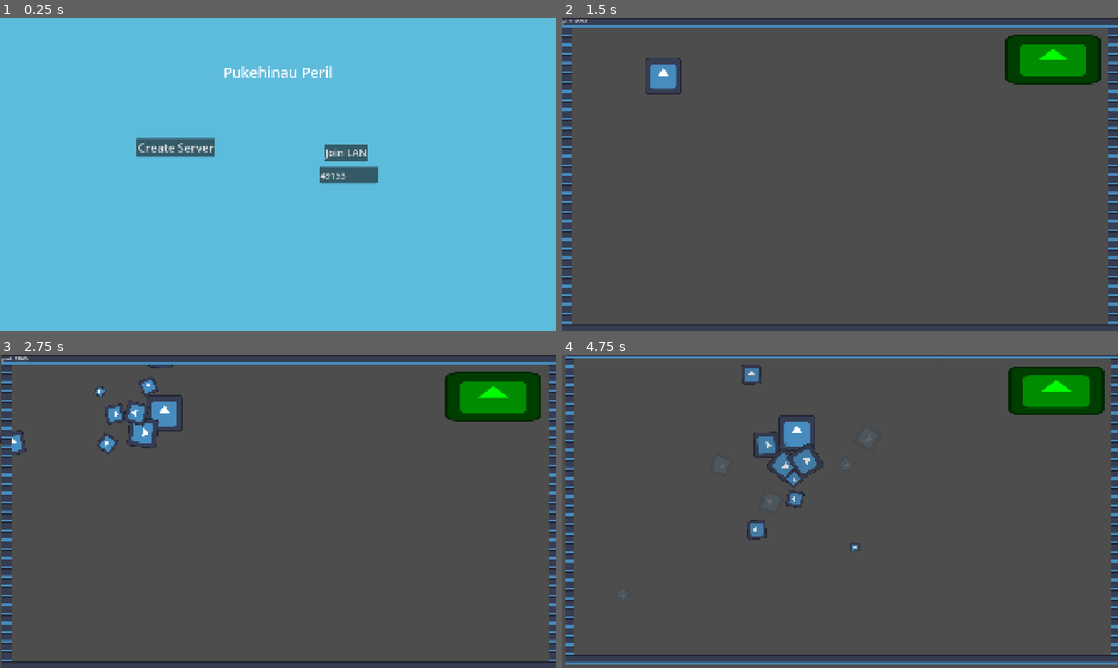
Above: before the commit, frames 1-4 (two rows, left to right).
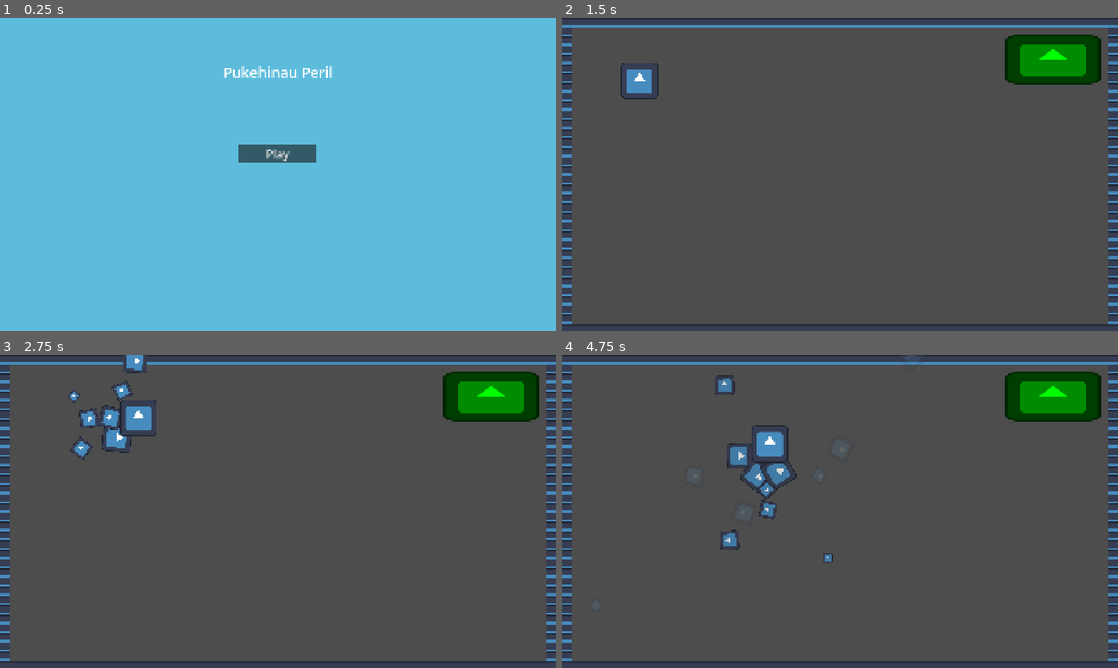
Above: after the commit, the same moments.

Repository: Exponential182/Pukehinau-Peril
Game: Godot game, scene res://prefabs/main_menu.tscn
The game is run twice, just before and just after one commit, with the same random seed, the same clock (stepped at 60 frames per second) and the same inputs. Before the commit the project starts from res://prefabs/game_manager.tscn. The engine's default icon, where the game draws it, is replaced by a stand-in: a white triangle on a blue panel in a dark square.
Inputs (mouse positions are in pixels of both pictures, inside the frame that each line leads up to):
- Up to frame 1 (0.25 s): no input
- Up to frame 2 (1.5 s): click (739, 146) at 0.5 s, where only the run before the commit has a clickable "Create Server"; click (840, 152) at 1.25 s, where only the run after the commit has a clickable "Play"
- Up to frame 3 (2.75 s): tap Enter at 2 s; hold D (right) from 2.03 s (still down); tap E (interact) at 2.1 s; tap Space (smack) at 2.3 s
- Up to frame 4 (4.75 s): release D (right) at 2.78 s; hold S (down) 2.78-3.53 s; tap Space (smack) at 2.85, 3.8, 4.35 s; tap E (interact) at 3.05, 3.6, 4.55 s; hold D (right) 3.53-4.28 s; hold W (up) from 4.28 s (still down)

The runs differ from the first frame. In frame 1, 2.7% of the frame differs, in the area x 24-68%, y 38-54%; in frame 2, 0.8%; in frame 3, 2.9%; in frame 4, 11%, in the area x 0-100%, y 0-99%.

Commit message:
complete game rework multiplayer to singleplayer

Diff:
--- a/prefabs/game_manager.tscn
+++ /dev/null
@@ -1,27 +0,0 @@
-[gd_scene format=3 uid="uid://ch4mrbwc48o6n"]
-
-[ext_resource type="Script" uid="uid://bg44kfkk61bsm" path="res://scripts/multiplayer_manager.gd" id="1_oht7d"]
-[ext_resource type="PackedScene" uid="uid://c3rx334bi11gh" path="res://prefabs/main_menu.tscn" id="2_oht7d"]
-
-[node name="game_manager" type="Node" unique_id=325509681]
-script = ExtResource("1_oht7d")
-
-[node name="main_menu" parent="." unique_id=1679809929 instance=ExtResource("2_oht7d")]
-
-[node name="port" type="Label" parent="." unique_id=1244525931]
-z_index = 50
-offset_right = 40.0
-offset_bottom = 23.0
-
-[node name="players" type="Node" parent="." unique_id=970913669]
-
-[node name="player_spawner" type="MultiplayerSpawner" parent="players" unique_id=109945623]
-_spawnable_scenes = PackedStringArray("uid://uf8ol5pwve7")
-spawn_path = NodePath("..")
-
-[node name="world_spawner" type="MultiplayerSpawner" parent="." unique_id=911791005]
-_spawnable_scenes = PackedStringArray("uid://ctpgtligwpro0")
-spawn_path = NodePath("..")
-
-[connection signal="create_client" from="main_menu" to="." method="create_client"]
-[connection signal="create_server" from="main_menu" to="." method="create_LAN_server"]
--- a/prefabs/main_level.tscn
+++ b/prefabs/main_level.tscn
@@ -1,9 +1,9 @@
 [gd_scene format=4 uid="uid://ctpgtligwpro0"]
 
-[ext_resource type="Script" uid="uid://bqudw8ldm7skh" path="res://scripts/world.gd" id="1_su5do"]
-[ext_resource type="Script" uid="uid://6wr61cdb2mnu" path="res://scripts/vert_puzzle.gd" id="2_fypyd"]
+[ext_resource type="Script" uid="uid://6wr61cdb2mnu" path="res://scripts/puzzle_areas.gd" id="2_fypyd"]
 [ext_resource type="Texture2D" uid="uid://s77k0b2l8vlc" path="res://icon.svg" id="2_ofjge"]
-[ext_resource type="Script" uid="uid://d0fy0aseoukub" path="res://scripts/puzzle_manager.gd" id="4_nja2s"]
+[ext_resource type="Script" uid="uid://bymiu7nmmn11w" path="res://scripts/puzzles.gd" id="3_nja2s"]
+[ext_resource type="PackedScene" uid="uid://uf8ol5pwve7" path="res://prefabs/player.tscn" id="6_jynbf"]
 
 [sub_resource type="TileMapPattern" id="TileMapPattern_ofjge"]
 tile_data = PackedInt32Array(0, 65536, 0, 65536, 65536, 0, 131072, 65536, 0, 196608, 65536, 0)
@@ -38,17 +38,9 @@
 [sub_resource type="RectangleShape2D" id="RectangleShape2D_ofjge"]
 size = Vector2(327, 157)
 
-[sub_resource type="SceneReplicationConfig" id="SceneReplicationConfig_su5do"]
-properties/0/path = NodePath("puzzle_areas/vert_puzzle:modulate")
-properties/0/spawn = true
-properties/0/replication_mode = 1
-
 [node name="main_level" type="Node2D" unique_id=1141564264]
 
-[node name="puzzles" type="Node2D" parent="." unique_id=1624483270]
-
 [node name="world" type="Node2D" parent="." unique_id=663481402]
-script = ExtResource("1_su5do")
 
 [node name="tilemap" type="TileMapLayer" parent="world" unique_id=1672345720]
 tile_map_data = PackedByteArray("AAAAAAAAAAABAAAAAAABAAAAAAABAAAAAAACAAAAAAABAAAAAAADAAAAAAABAAAAAAAEAAAAAAABAAAAAAAFAA …(2864 unchanged characters)…
@@ -56,7 +48,7 @@
 
 [node name="puzzle_areas" type="Node2D" parent="." unique_id=1004798896]
 
-[node name="vert_puzzle" type="Area2D" parent="puzzle_areas" unique_id=2119357602]
+[node name="vertical_puzzle" type="Area2D" parent="puzzle_areas" unique_id=2119357602]
 modulate = Color(0, 1, 0, 1)
 position = Vector2(1697, 140)
 collision_mask = 3
@@ -64,19 +56,22 @@
 script = ExtResource("2_fypyd")
 metadata/_edit_group_ = true
 
-[node name="area" type="CollisionShape2D" parent="puzzle_areas/vert_puzzle" unique_id=1288288947]
+[node name="area" type="CollisionShape2D" parent="puzzle_areas/vertical_puzzle" unique_id=1288288947]
 shape = SubResource("RectangleShape2D_ofjge")
 
-[node name="sprite_2d" type="Sprite2D" parent="puzzle_areas/vert_puzzle" unique_id=1318231526]
+[node name="sprite_2d" type="Sprite2D" parent="puzzle_areas/vertical_puzzle" unique_id=1318231526]
 position = Vector2(-0.99998474, 2.9999933)
 scale = Vector2(2.6093752, 1.3124999)
 texture = ExtResource("2_ofjge")
 
-[node name="puzzlemanager" type="Node2D" parent="." unique_id=58708776]
-script = ExtResource("4_nja2s")
+[node name="puzzles" type="Node2D" parent="." unique_id=1624483270]
+z_index = 25
+script = ExtResource("3_nja2s")
 
-[node name="multiplayer_synchronizer" type="MultiplayerSynchronizer" parent="." unique_id=2132804529]
-replication_config = SubResource("SceneReplicationConfig_su5do")
+[node name="player" parent="." unique_id=484850195 instance=ExtResource("6_jynbf")]
+z_index = 20
+position = Vector2(268, 217)
 
-[connection signal="body_entered" from="puzzle_areas/vert_puzzle" to="puzzle_areas/vert_puzzle" method="_on_body_entered"]
-[connection signal="body_exited" from="puzzle_areas/vert_puzzle" to="puzzle_areas/vert_puzzle" method="_on_body_exited"]
+[connection signal="body_entered" from="puzzle_areas/vertical_puzzle" to="puzzle_areas/vertical_puzzle" method="_on_body_entered"]
+[connection signal="body_exited" from="puzzle_areas/vertical_puzzle" to="puzzle_areas/vertical_puzzle" method="_on_body_exited"]
+[connection signal="summon_puzzle" from="player" to="puzzles" method="_on_player_summon_puzzle"]
--- a/prefabs/main_menu.tscn
+++ b/prefabs/main_menu.tscn
@@ -1,6 +1,12 @@
 [gd_scene format=3 uid="uid://c3rx334bi11gh"]
 
-[ext_resource type="Script" uid="uid://binwuw1hwpi77" path="res://scripts/main_menu_relay.gd" id="1_1n3ne"]
+[sub_resource type="GDScript" id="GDScript_dgjvs"]
+script/source = "extends Control
+
+
+func _on_start_button_pressed() -> void:
+	get_tree().change_scene_to_file(\"res://prefabs/main_level.tscn\")
+"
 
 [sub_resource type="LabelSettings" id="LabelSettings_1n3ne"]
 font_size = 50
@@ -8,7 +14,7 @@
 [node name="main_menu" type="Control" unique_id=1679809929]
 layout_mode = 3
 anchors_preset = 0
-script = ExtResource("1_1n3ne")
+script = SubResource("GDScript_dgjvs")
 
 [node name="background" type="ColorRect" parent="." unique_id=1568700531]
 z_index = -100
@@ -28,42 +34,13 @@
 horizontal_alignment = 1
 vertical_alignment = 1
 
-[node name="host_button" type="Button" parent="." unique_id=1787614412]
+[node name="start_button" type="Button" parent="." unique_id=1787614412]
 layout_mode = 0
-offset_left = 472.0
-offset_top = 416.0
-offset_right = 742.0
-offset_bottom = 479.0
+offset_left = 823.0
+offset_top = 438.0
+offset_right = 1093.0
+offset_bottom = 501.0
 theme_override_font_sizes/font_size = 40
-text = "Create Server"
+text = "Play"
 
-[node name="join_button" type="Button" parent="." unique_id=1934133329]
-layout_mode = 0
-offset_left = 1120.0
-offset_top = 436.0
-offset_right = 1271.0
-offset_bottom = 493.0
-theme_override_font_sizes/font_size = 35
-text = "Join LAN"
-
-[node name="port_input" type="TextEdit" parent="." unique_id=69191176]
-layout_mode = 0
-offset_left = 1103.0
-offset_top = 514.0
-offset_right = 1305.0
-offset_bottom = 571.0
-theme_override_font_sizes/font_size = 30
-text = "49153"
-placeholder_text = "Port Number"
-
-[node name="error_message" type="Label" parent="." unique_id=970404880]
-visible = false
-layout_mode = 0
-offset_left = 988.0
-offset_top = 581.0
-offset_right = 1390.0
-offset_bottom = 604.0
-text = "Invalid Port (Try a number between 49152 an 65535)"
-
-[connection signal="pressed" from="host_button" to="." method="_create_server_relay"]
-[connection signal="pressed" from="join_button" to="." method="_create_client_relay"]
+[connection signal="pressed" from="start_button" to="." method="_on_start_button_pressed"]
--- a/prefabs/player.tscn
+++ b/prefabs/player.tscn
@@ -29,20 +29,6 @@
 "speed": 2.0
 }]
 
-[sub_resource type="SceneReplicationConfig" id="SceneReplicationConfig_r66lb"]
-properties/0/path = NodePath(".:position")
-properties/0/spawn = true
-properties/0/replication_mode = 1
-properties/1/path = NodePath("player_sprite:animation")
-properties/1/spawn = true
-properties/1/replication_mode = 1
-properties/2/path = NodePath(".:visible")
-properties/2/spawn = true
-properties/2/replication_mode = 1
-properties/3/path = NodePath("sprite_2d:visible")
-properties/3/spawn = true
-properties/3/replication_mode = 1
-
 [node name="player" type="CharacterBody2D" unique_id=484850195]
 collision_layer = 2
 script = ExtResource("1_r66lb")
@@ -59,10 +45,9 @@
 enabled = false
 limit_left = 0
 limit_top = 0
+limit_right = 10000
+limit_bottom = 10000
 script = ExtResource("3_ht1c8")
-
-[node name="MultiplayerSynchronizer" type="MultiplayerSynchronizer" parent="." unique_id=1588803920]
-replication_config = SubResource("SceneReplicationConfig_r66lb")
 
 [node name="sprite_2d" type="Sprite2D" parent="." unique_id=472045252]
 visible = false
--- a/prefabs/puzzle.tscn
+++ b/prefabs/vertical_puzzle.tscn
@@ -10,14 +10,14 @@
 [sub_resource type="RectangleShape2D" id="RectangleShape2D_uvhsu"]
 size = Vector2(246, 1.76)
 
-[node name="puzzle" type="Node2D" unique_id=1792755049]
-script = ExtResource("1_m0lco")
+[node name="vertical_puzzle" type="Node2D" unique_id=1792755049]
+script = ExtResource("1_n2pnt")
 
 [node name="icon" type="Sprite2D" parent="." unique_id=742348805]
 texture_filter = 1
 position = Vector2(4705, 2666.0002)
 scale = Vector2(83.734375, 47.48438)
-texture = ExtResource("2_8c0lc")
+texture = ExtResource("2_tghds")
 
 [node name="canvas_layer" type="CanvasLayer" parent="." unique_id=184093748]
 
@@ -59,6 +59,7 @@
 offset_bottom = 277.0
 grow_horizontal = 2
 grow_vertical = 2
+step = 0.0
 value = 25.0
 fill_mode = 3
 show_percentage = false
--- a/project.godot
+++ b/project.godot
@@ -11,7 +11,7 @@
 [application]
 
 config/name="Pukehinau Peril"
-run/main_scene="uid://ch4mrbwc48o6n"
+run/main_scene="uid://c3rx334bi11gh"
 config/features=PackedStringArray("4.6", "Mobile")
 config/icon="res://icon.svg"
 
--- a/scripts/main_menu_relay.gd
+++ /dev/null
@@ -1,11 +0,0 @@
-extends Control
-
-signal create_client(port)
-signal create_server
-
-func _create_server_relay() -> void:
-	create_server.emit()
-
-
-func _create_client_relay() -> void:
-	create_client.emit($port_input.text)
--- a/scripts/multiplayer_manager.gd
+++ /dev/null
@@ -1,37 +0,0 @@
-extends Node
-
-var enet_peer = ENetMultiplayerPeer.new()
-
-
-func create_LAN_server():
-	const  MIN_PORT = 49152
-	var port = MIN_PORT
-	var status = -1
-	while status != 0 and port < 55000:
-		port += 1
-		status = enet_peer.create_server(port, 2)
-	multiplayer.multiplayer_peer = enet_peer
-	multiplayer.peer_connected.connect(spawn_player)
-	spawn_player(multiplayer.get_unique_id())
-	$port.text = "port: " + str(port)
-	$main_menu.queue_free()
-	add_child(preload("res://prefabs/main_level.tscn").instantiate())
-
-func create_client(port_unverified):
-	if port_unverified.is_valid_int():
-		var port = int(port_unverified)
-		enet_peer.create_client("localhost", port)
-		multiplayer.multiplayer_peer = enet_peer
-		$main_menu.queue_free()
-		add_child(preload("res://prefabs/main_level.tscn").instantiate())
-	else:
-		$main_menu/error_message.hide()
-		await get_tree().create_timer(0.1).timeout
-		$main_menu/error_message.show()
-
-func spawn_player(peer_id):
-	if !multiplayer.is_server(): return
-	print("Player Spawned: " + str(peer_id))
-	var player = preload("res://prefabs/player.tscn").instantiate()
-	player.name = str(peer_id)
-	$players.add_child(player)
--- a/scripts/player.gd
+++ b/scripts/player.gd
@@ -2,30 +2,24 @@
 
 @onready var explosion = preload("res://prefabs/explosion.tscn")
 @onready var camera = $player_camera
+@onready var puzzles = get_node("/root/main_level/puzzles")
 const SPEED = 300.0
 @export var spawn_position := Vector2(350, 200)
 var can_start_puzzle = false
 var is_puzzling = false
+var current_puzzle = null
 
-func _enter_tree():
-	set_multiplayer_authority(str(name).to_int())
-	position = spawn_position
-
+signal summon_puzzle
 func _ready():
-	if not is_multiplayer_authority(): return
-	$player_camera.enabled = true
+	pass
 
 func _physics_process(_delta: float) -> void:
-	if not is_multiplayer_authority(): return
+	if Input.is_action_just_pressed("interact") and not is_puzzling:
+		if can_start_puzzle and current_puzzle != null:
+			can_start_puzzle = false
+			is_puzzling = true
+			summon_puzzle.emit(str(current_puzzle))
 
-	if Input.is_action_just_pressed("interact"):
-		if can_start_puzzle:
-			var my_id := get_multiplayer_authority()
-			var puzzle_manager = get_node("/root/game_manager/main_level/puzzlemanager")
-			if multiplayer.is_server():
-				puzzle_manager.request_puzzle_start(my_id)
-			else:
-				puzzle_manager.request_puzzle_start.rpc_id(1, my_id)
 	if not is_puzzling:
 		if Input.is_action_just_pressed("smack"):
 			smack()
@@ -35,6 +29,9 @@
 
 		var direction_vertical := Input.get_axis("up", "down")
 		velocity.y = direction_vertical * SPEED if direction_vertical else move_toward(velocity.y, 0, SPEED)
+	else:
+		self.velocity.y = move_toward(velocity.y, 0, SPEED)
+		self.velocity.x = move_toward(velocity.x, 0, SPEED)
 
 	move_and_slide()
 
--- /dev/null
+++ b/scripts/puzzle_areas.gd
@@ -0,0 +1,9 @@
+extends Area2D
+
+
+func _on_body_entered(body):
+	body.can_start_puzzle = true
+	body.current_puzzle = self.name
+
+func _on_body_exited(body):
+	body.can_start_puzzle = true
--- a/scripts/puzzle_manager.gd
+++ /dev/null
@@ -1,66 +0,0 @@
-extends Node
-var puzzle_active := false
-@onready var puzzle_scene = preload("res://prefabs/puzzle.tscn")
-
-@rpc("any_peer", "call_remote")
-func request_puzzle_start(player_id: int):
-	if not multiplayer.is_server():
-		return
-	if puzzle_active:
-		return
-	puzzle_active = true
-	var player = get_node_or_null("/root/game_manager/players/" + str(player_id))
-	if player:
-		player.is_puzzling = true
-	if player_id == multiplayer.get_unique_id():
-		client_show_puzzle()
-		client_lock_movement()
-	else:
-		client_show_puzzle.rpc_id(player_id)
-		client_lock_movement.rpc_id(player_id)
-
-@rpc("authority", "call_remote")
-func client_show_puzzle():
-	var puzzle = puzzle_scene.instantiate()
-	get_node("/root/game_manager/main_level/puzzles").add_child(puzzle)
-	puzzle.puzzle_completed.connect(_on_puzzle_completed)
-
-@rpc("authority", "call_remote")
-func client_lock_movement():
-	var my_id := multiplayer.get_unique_id()
-	var player = get_node_or_null("/root/game_manager/players/" + str(my_id))
-	if player:
-		player.is_puzzling = true
-
-@rpc("authority", "call_remote")
-func client_unlock_movement():
-	var my_id := multiplayer.get_unique_id()
-	var player = get_node_or_null("/root/game_manager/players/" + str(my_id))
-	if player:
-		player.is_puzzling = false
-
-func _on_puzzle_completed():
-	var my_id := multiplayer.get_unique_id()
-	if multiplayer.is_server():
-		notify_puzzle_done(my_id)
-	else:
-		notify_puzzle_done.rpc_id(1, my_id)
-
-@rpc("any_peer", "call_remote")
-func notify_puzzle_done(player_id: int):
-	if not multiplayer.is_server():
-		return
-	puzzle_active = false
-	var player = get_node_or_null("/root/game_manager/players/" + str(player_id))
-	if player:
-		player.is_puzzling = false
-	if player_id == multiplayer.get_unique_id():
-		client_unlock_movement()
-	else:
-		client_unlock_movement.rpc_id(player_id)
-	set_puzzle_color.rpc(Color("red"))
-	set_puzzle_color(Color("red"))
-
-@rpc("authority", "call_remote")
-func set_puzzle_color(color: Color):
-	get_node("/root/game_manager/main_level/puzzle_areas/vert_puzzle").modulate = color
--- /dev/null
+++ b/scripts/puzzles.gd
@@ -0,0 +1,10 @@
+extends Node2D
+
+@onready var puzzles = {
+	"vertical_puzzle" : preload("res://prefabs/vertical_puzzle.tscn"),
+}
+func _on_player_summon_puzzle(puzzle_name) -> void:
+	print(puzzle_name)
+	var spawned_puzzle = puzzles[puzzle_name].instantiate()
+	self.add_child(spawned_puzzle)
+	spawned_puzzle.position = self.position
--- a/scripts/vert_puzzle.gd
+++ /dev/null
@@ -1,13 +0,0 @@
-extends Area2D
-
-var player_in_area := false
-
-func _on_body_entered(body):
-	if body.is_multiplayer_authority():
-		player_in_area = true
-		body.can_start_puzzle = true
-
-func _on_body_exited(body):
-	if body.is_multiplayer_authority():
-		player_in_area = false
-		body.can_start_puzzle = false
--- a/scripts/vertical_puzzle.gd
+++ b/scripts/vertical_puzzle.gd
@@ -24,19 +24,15 @@
 var combo = 0
 var can_combo = true
 var combo_multiplier = 1
+var wait = 0
+var last_synced_value := 0.0
 
-
-
-signal puzzle_completed
-func _ready() -> void:
-	puzzle_completed.connect(get_node("/root/game_manager/main_level/world").vertical_puzzle_completed)
-
-# Called every frame. 'delta' is the elapsed time since the previous frame.
 func _physics_process(delta: float) -> void:
+	if progress_bar.value > 0:
+		progress_bar.value -= 0.03 * (1+0.1*wait*wait)
 	if shake_timer > 0:
 		shake_timer -= delta
-		bar.scale =  Vector2(1,1) + Vector2(rand_scale,rand_scale
-		) * combo_multiplier * 0.6 *(shake_timer / shake_duration)
+		bar.scale = Vector2(1,1) + Vector2(rand_scale,rand_scale) * combo_multiplier * 0.6 * (shake_timer / shake_duration)
 		bar.rotation_degrees = 0 + randf_range(-1, 1) * (1.0/combo_multiplier) * shake_strength * (shake_timer / shake_duration)
 	else:
 		offset = Vector2.ZERO
@@ -44,7 +40,9 @@
 	var area_position = win_area.position.y
 	if min_height > area_position or max_height < area_position:
 		direction *= -1
+		wait += 1
 	if Input.is_action_just_pressed("smack") and can_combo:
+		wait = 0
 		combo_multiplier = 1 + (0.1*combo)
 		can_combo = false
 		combo_timer.start(0.7)
@@ -55,35 +53,29 @@
 			in_range = true
 		if in_range:
 			combo += 1
-			var progress_adition = combo_multiplier * (0.1 * progress_bar.value + 1) + 4
+			var progress_adition = combo_multiplier * 1 + 10
 			progress_bar.value += progress_adition
-			shake(progress_bar.value * combo_multiplier, 1.0)
-			if progress_bar.value >= 100:
-				emit_signal("puzzle_completed")
-				queue_free()
+			shake(progress_bar.value * combo_multiplier * 0.2, 1.0)
 		else:
 			progress_bar.value *= 0.9
 			combo = 0
 			combo_multiplier = 1
-		combo_text.text = "COMBO
-		X" + str(combo)
+		combo_text.text = "COMBO\nX" + str(combo)
 		speed_timer.start(0.5)
-
-
-
-
+	# Only sync when value changes
+	var rounded = round(progress_bar.value * 10) / 10
+	if rounded != last_synced_value:
+		last_synced_value = rounded
 func shake(strength: float, duration: float):
 	if combo > 2:
-		rand_scale = (0.01*(progress_bar.value))
+		rand_scale = (0.005*(progress_bar.value))
 		shake_strength = strength
 		shake_duration = duration
 		shake_timer = duration
 		original_offset = Vector2(1470,530) + offset
 
-
 func _on_combo_timer_timeout() -> void:
 	can_combo = true
 
-
 func _on_speed_timer_timeout() -> void:
-	speed = base_speed * combo_multiplier * ( 1 + progress_bar.value/100)
+	speed = base_speed * combo_multiplier
--- a/scripts/world.gd
+++ /dev/null
@@ -1,10 +0,0 @@
-extends Node2D
-
-
-func vertical_puzzle_completed():
-	set_puzzle_color.rpc(Color("blue"))
-	set_puzzle_color(Color("blue"))
-
-@rpc("any_peer", "call_remote")
-func set_puzzle_color(color: Color):
-	get_node("/root/game_manager/main_level/puzzle_areas/vert_puzzle").modulate = color
Not shown: 5 places in prefabs/vertical_puzzle.tscn that only renumber resources
Not shown, removed: scripts/main_menu_relay.gd.uid
Not shown, removed: scripts/multiplayer_manager.gd.uid
Renamed: scripts/vert_puzzle.gd.uid -> scripts/puzzle_areas.gd.uid
Not shown, removed: scripts/puzzle_manager.gd.uid
Not shown, added: scripts/puzzles.gd.uid
Not shown, removed: scripts/world.gd.uid
